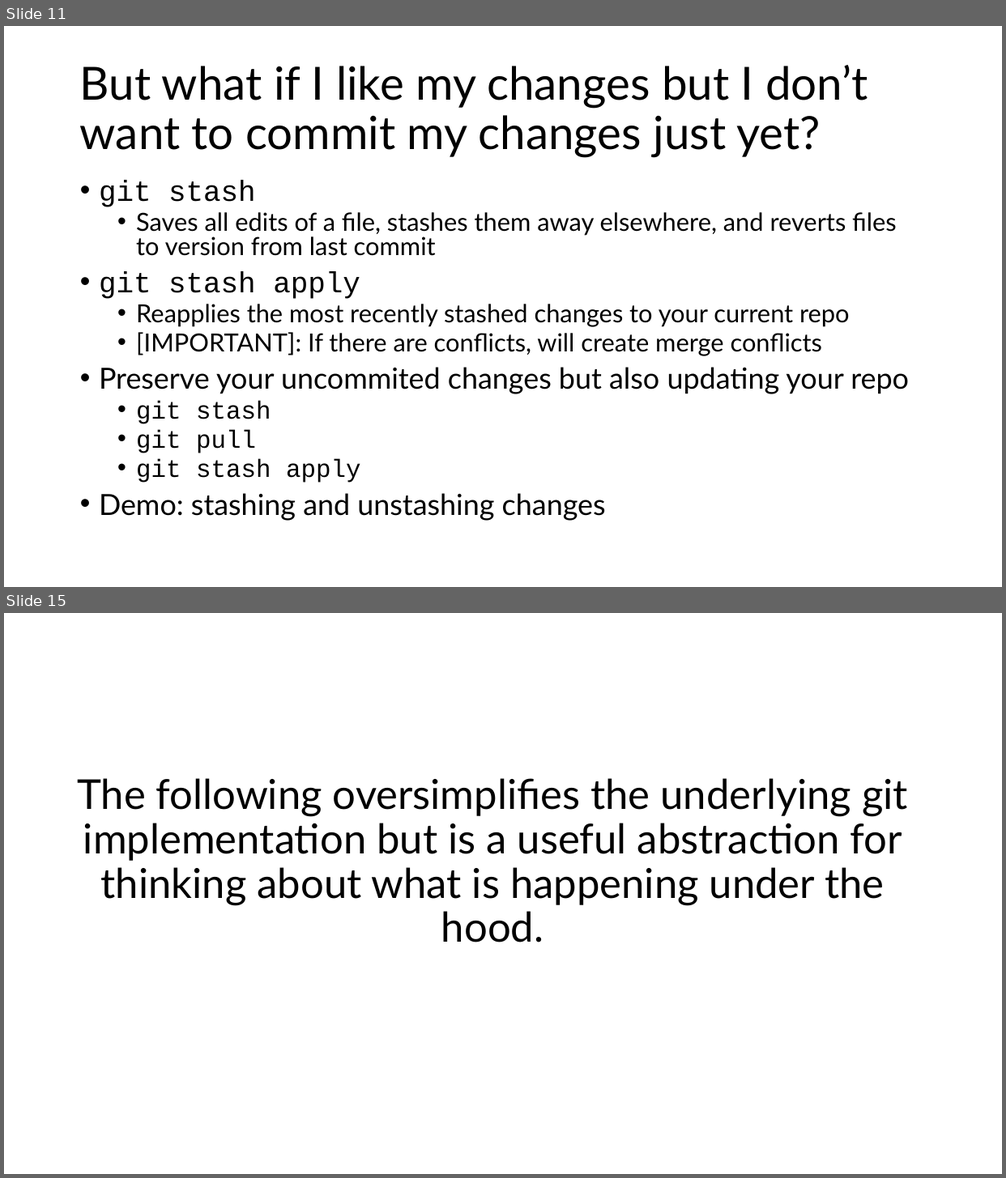
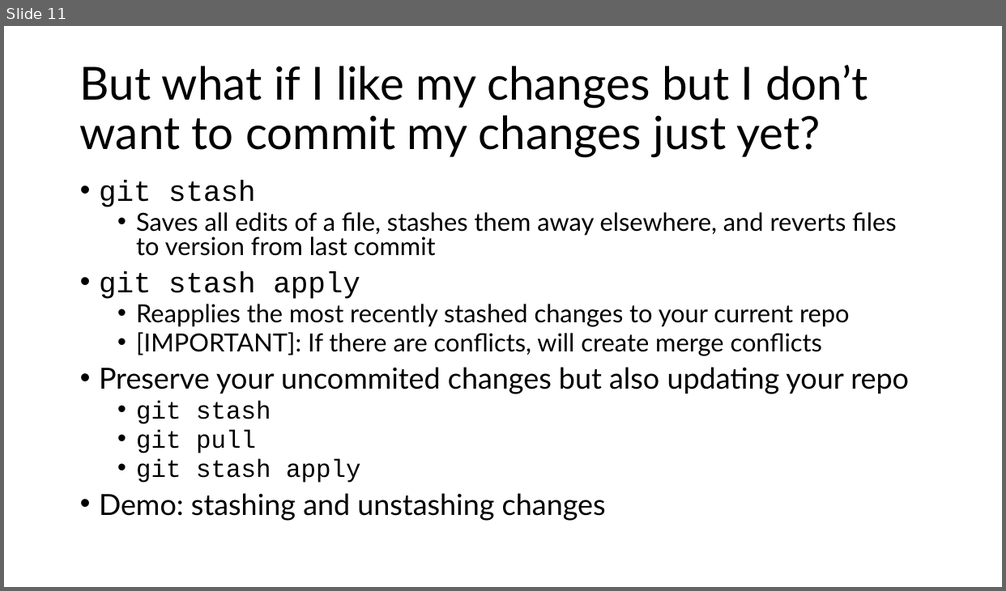
Before and after one commit to semaphoreP/codeastro, a slide deck: Day1/intro_to_git.pptx. Shown one above the other, each under a label of ours: slides 11 and 15 before the commit, slide 11 after it; the slides between them are not shown. The pictures are 1006x1178 and 1006x591 pixels, drawn with LibreOffice and Linux fonts; fonts in the diff are those of the drawing. Boxes give left, top, right and bottom in pixels: in the first picture for what was removed or moved away, otherwise in the second. Text is boxed around its words. In the diff, an @@ line names an element or a change of style, - is before the commit and + after.

```diff
--- a/Day1/intro_to_git.pptx
+++ b/Day1/intro_to_git.pptx
@@ slide 15 removed at <box>4,613,1002,1174</box>, background #FFFFFF @@
@@ title removed at <box>77,778,908,943</box> @@
-The following oversimplifies the underlying git implementation but is a useful abstraction for thinking about what is happening under the hood.
```
Also in this commit, not shown: 2 slides changed, 20 other slides removed.
